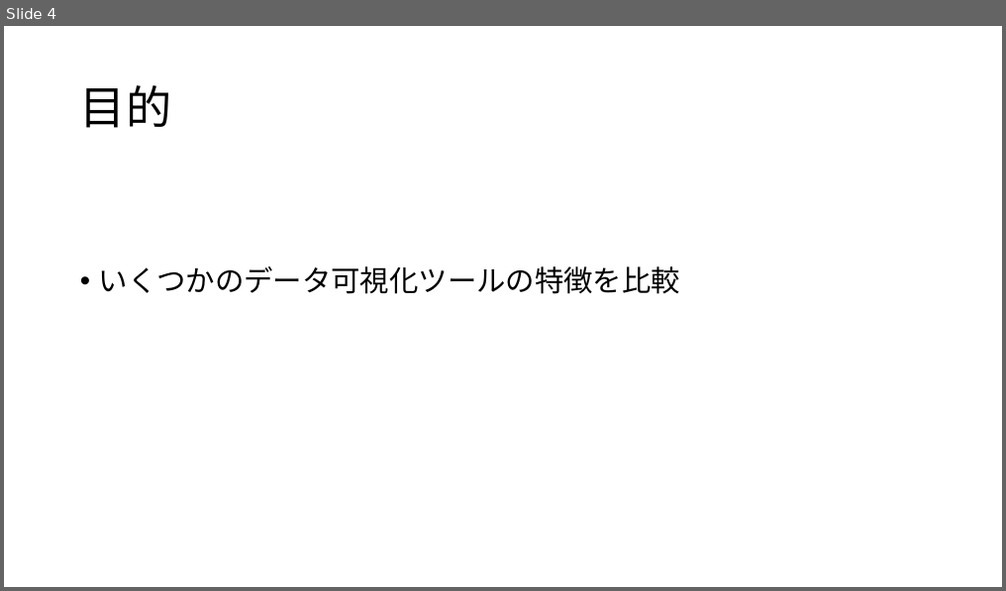
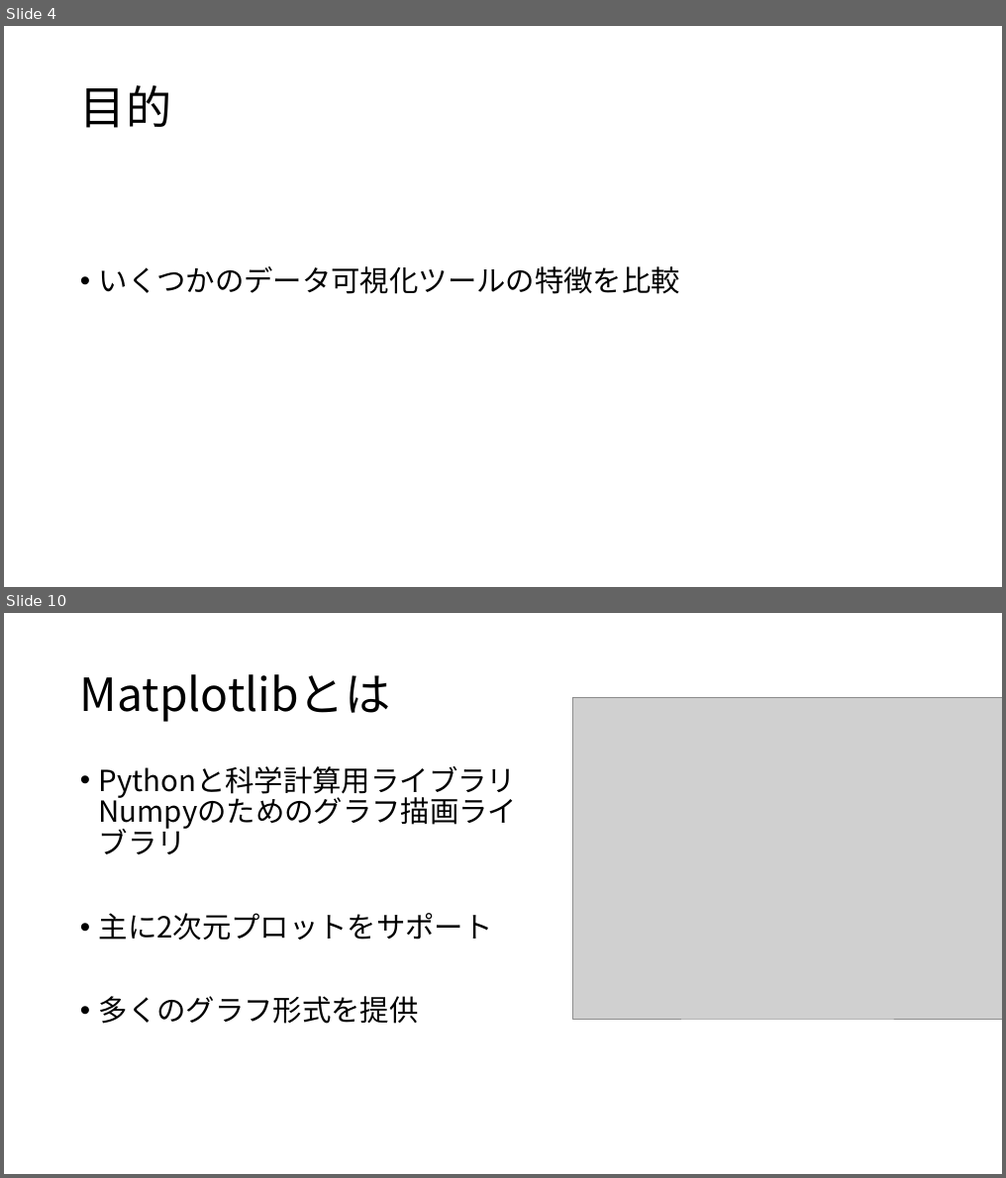
Before and after one commit to erevest-cobalt/3pro, a slide deck: 統計データの可視化.pptx. Shown one above the other, each under a label of ours: slide 4 before the commit, slides 4 and 10 after it; the slides between them are not shown. The pictures are 1006x591 and 1006x1178 pixels, drawn with LibreOffice and Linux fonts; fonts in the diff are those of the drawing; grey boxes stand for pictures. Boxes give left, top, right and bottom in pixels: in the first picture for what was removed or moved away, otherwise in the second. Text is boxed around its words. In the diff, an @@ line names an element or a change of style, - is before the commit and + after.

```diff
--- a/統計データの可視化.pptx
+++ b/統計データの可視化.pptx
@@ slide 10 added at [4, 613, 1002, 1174], background #FFFFFF @@
@@ title added at [80, 674, 390, 722], 44 pt, text #000000 @@
+Matplotlibとは
@@ picture added at [573, 697, 1002, 1019] @@
@@ text added at [99, 766, 516, 1024], 28 pt, text #000000 @@
+• Pythonと科学計算用ライブラリ Numpyのためのグラフ描画ライブラリ
+• 主に2次元プロットをサポート
+• 多くのグラフ形式を提供
```
Also in this commit, not shown: 3 slides changed, 4 other slides added, 3 slides removed.
